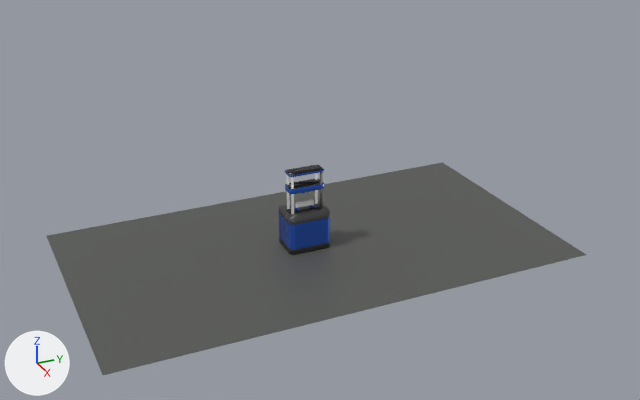
The Blender file blend/escenario-flexion.blend as it was, and as the next commit left it.
One viewpoint serves both versions: a 50 mm lens placed at (27.5, -8.3, 15.5), pointed at (0.7, 3.8, 2.1). Arrows for +X, +Y and +Z are at lower left; the lights stay in place.
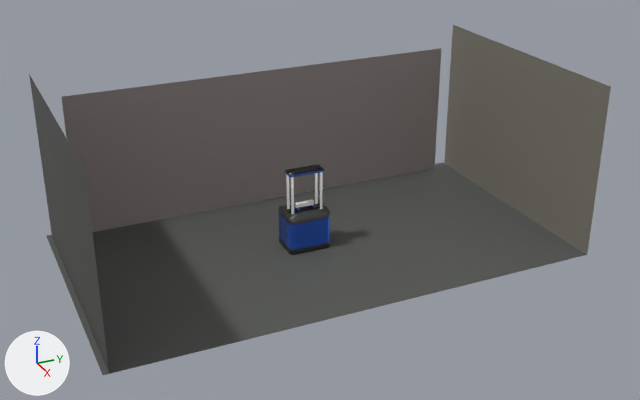
What differs and where, as boxes [x1, y1, x2, y2] in the pictures (640 x 400 px):
'ParedIzquierda.005', shown
    after: [61, 48, 441, 232]
'ParedDerecha', shown
    after: [444, 25, 611, 255]
'ParedFondo', shown
    after: [29, 74, 109, 372]
'Plane.001', deleted
    before: [285, 179, 324, 194]
    faces in mat_material_005 (blue #3f71e7): [285, 183, 324, 194]
    faces in mat_material_steel_plate (black #323232): [285, 179, 323, 189]
'Plane.004', recoloured
    both: [285, 165, 324, 177]
'Cylinder.005', recoloured
    both: [320, 172, 323, 209]

The change in detail:
Material 'Material-paredes1' (mat_material_paredes1) changes colour from light grey #e0d4d1 to grey #938b89; in linear values from (0.748, 0.658, 0.639) to (0.293, 0.259, 0.251).
me_cylinder_005 has 64 vertices, 34 faces and spans x -0.05..0.05, y -0.05..0.05, z -0.75..0.75.
me_cylinder_005 no longer uses material mat_materialsoporte (grey #9a9a9a).
me_cylinder_005 now uses material mat_material_001 (grey #8e8e8e).
Object 'ParedIzquierda.005' (ob_paredizquierda_005) is now shown.
Object 'ParedFondo' (ob_paredfondo) is now shown.
Object 'ParedDerecha' (ob_paredderecha) is now shown.
Object 'Plane.001' (ob_plane_001) is deleted.
